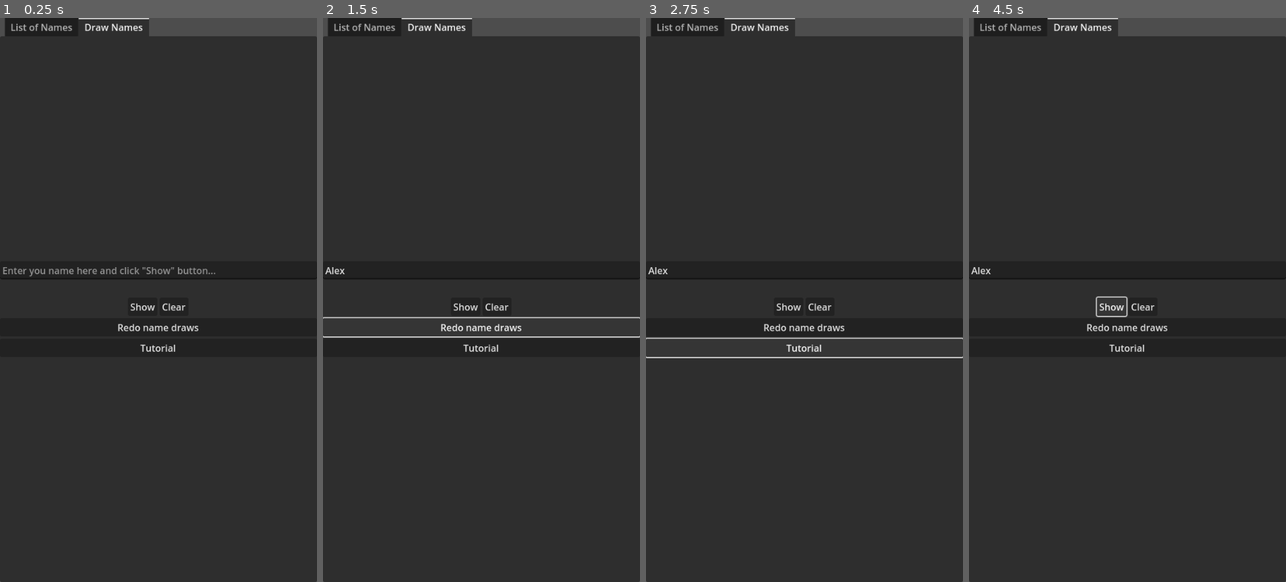
Above: before the commit, frames 1-4 (left to right).
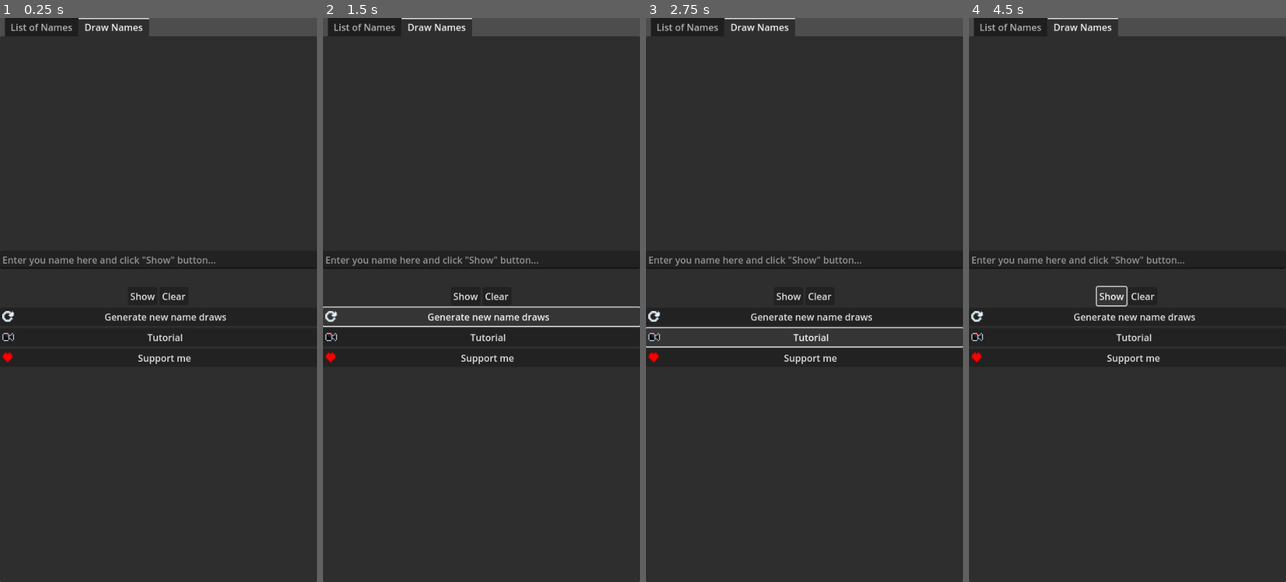
Above: after the commit, the same moments.

Repository: sid-the-loser/secret-santa
Game: Godot game, scene res://Scenes/main.tscn
The game is run twice, just before and just after one commit, with the same random seed, the same clock (stepped at 60 frames per second) and the same inputs.
Inputs (mouse positions are in pixels of both pictures, inside the frame that each line leads up to):
- Up to frame 1 (0.25 s): no input
- Up to frame 2 (1.5 s): click (481, 271) at 0.52 s; type "Alex" at 0.6 s; click "Redo name draws" (after the commit: "Generate new name draws") at 1.25 s
- Up to frame 3 (2.75 s): click "Tutorial" at 2 s
- Up to frame 4 (4.5 s): click (1127, 356) at 2.75 s, where only the run after the commit has a clickable "Support me"; click "Redo name draws" (after the commit: "Generate new name draws") at 3.5 s; click "Show" at 4.25 s

The runs differ from the first frame. In frame 1, 1.8% of the frame differs, in the area x 0-100%, y 42-62%; in frame 2, 2.5%; in frame 3, 2.5%; in frame 4, 1.6%.

Commit message:
made some icons

Diff:
--- a/Scenes/main.tscn
+++ b/Scenes/main.tscn
@@ -1,6 +1,9 @@
-[gd_scene load_steps=2 format=3 uid="uid://bid42qjsk4vlr"]
+[gd_scene load_steps=5 format=3 uid="uid://bid42qjsk4vlr"]
 
 [ext_resource type="Script" path="res://Scripts/main.gd" id="1_abdh1"]
+[ext_resource type="Texture2D" uid="uid://bfwxj5fng02gd" path="res://Sprites/support-icon.png" id="2_58ch4"]
+[ext_resource type="Texture2D" uid="uid://2x7eyhv12av" path="res://Sprites/reset-icon.png" id="2_d2xo3"]
+[ext_resource type="Texture2D" uid="uid://c5132qw8j03ag" path="res://Sprites/tutorial-icon.png" id="3_i6ngj"]
 
 [node name="Main" type="Control"]
 layout_mode = 3
@@ -59,15 +62,20 @@
 
 [node name="ResetButton" type="Button" parent="TabContainer/Draw Names"]
 layout_mode = 2
-text = "Redo name draws"
+text = "Generate new name draws"
+icon = ExtResource("2_d2xo3")
 
 [node name="TutorialButton" type="Button" parent="TabContainer/Draw Names"]
 layout_mode = 2
 text = "Tutorial"
+icon = ExtResource("3_i6ngj")
 
 [node name="SupportButton" type="Button" parent="TabContainer/Draw Names"]
-visible = false
 layout_mode = 2
+size_flags_vertical = 4
 text = "Support me"
+icon = ExtResource("2_58ch4")
 
+[connection signal="button_down" from="TabContainer/Draw Names/ResetButton" to="." method="_on_reset_button_button_down"]
 [connection signal="button_down" from="TabContainer/Draw Names/TutorialButton" to="." method="_on_tutorial_button_button_down"]
+[connection signal="button_down" from="TabContainer/Draw Names/SupportButton" to="." method="_on_support_button_button_down"]
--- a/Scripts/main.gd
+++ b/Scripts/main.gd
@@ -16,6 +16,13 @@
 	from_to_dict = {}
 
 
+func _on_tutorial_button_button_down():
+	OS.shell_open("https://www.youtube.com/watch?v=dQw4w9WgXcQ")
 
-func _on_tutorial_button_button_down():
-	OS.shell_open("https://youtu.be/dQw4w9WgXcQ")
+
+func _on_support_button_button_down():
+	OS.shell_open("https://ko-fi.com/sidtheloser")
+
+
+func _on_reset_button_button_down():
+	pass # Replace with function body.
Binary file added: Sprites/reset-icon.png
Not shown, added: Sprites/reset-icon.png.import
Binary file added: Sprites/support-icon.png
Not shown, added: Sprites/support-icon.png.import
Binary file added: Sprites/tutorial-icon.png
Not shown, added: Sprites/tutorial-icon.png.import
Not shown, changed: .gitignore
